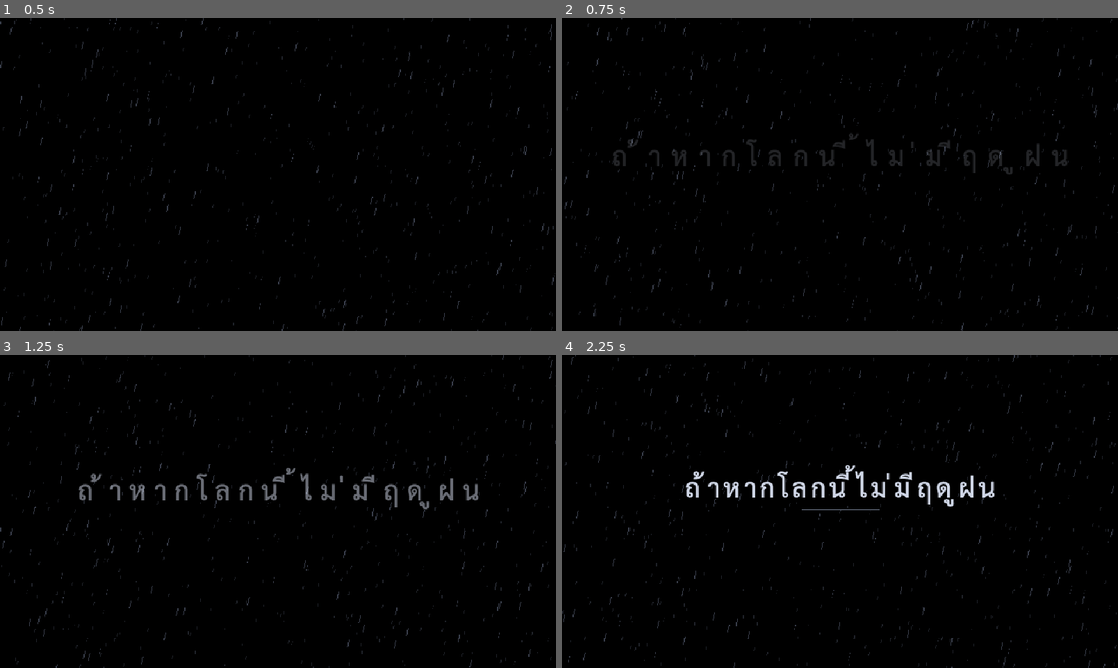
Above: before the commit, frames 1-4 (two rows, left to right).
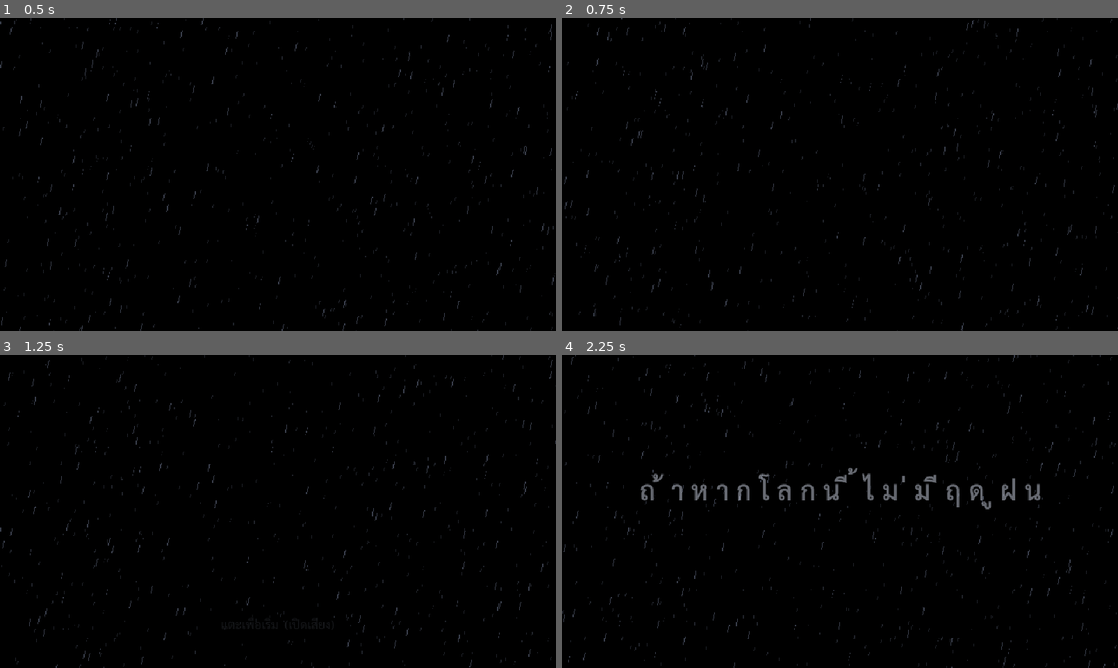
Above: after the commit, the same moments.

Repository: nerfmez/Story-game
Game: Godot game, scene res://scenes/main.tscn
The game is run twice, just before and just after one commit, with the same random seed, the same clock (stepped at 60 frames per second) and the same inputs. Sound files missing from this copy of the repository are replaced by a short silence.
Inputs (mouse positions are in pixels of both pictures, inside the frame that each line leads up to):
- Up to frame 1 (0.5 s): no input
- Up to frame 2 (0.75 s): tap Enter (ui_accept) at 0.5 s; move the mouse to (962, 158) at 0.52 s; hold Right (ui_right) from 0.53 s (still down); click (962, 158) at 0.67 s
- Up to frame 3 (1.25 s): keep holding Right (ui_right); tap Enter (ui_accept) at 0.77 s
- Up to frame 4 (2.25 s): move the mouse to (728, 527) at 1.27 s; release Right (ui_right) at 1.28 s; hold Left (ui_left) 1.28-2.03 s; tap Enter (ui_accept) at 1.52 s; move the mouse to (895, 442) at 2.02 s; hold Right (ui_right) from 2.03 s (still down)

Frame 1 is identical in both runs. In frame 2, 1.1% of the frame differs, in the area x 9-91%, y 37-50%; in frame 3, 1.5%; in frame 4, 2.6%, in the area x 14-87%, y 35-50%.

Commit message:
Opening: author's voice-over for the tagline
- Ten voice files (assets/audio/voice/opening_01-10.ogg) levelled to the game's loudness with
  tools/prepare_voice.py; opening_03 has the mispronounced trailing "น่ะ" cut off
- Each tagline line appears when its voice starts, revealed at the speaking pace; pages change
  after the voice ends; tapping skips (and stops the voice)
- A first "แตะเพื่อเริ่ม (เปิดเสียง)" tap before the tagline so browsers allow audio; the tap
  at the title now reads "แตะเพื่อไปต่อ"
- Text matches the recordings: "เลือกแบบนั้นดีกว่า?" and "ความจริงแล้ว ผมก็เหมือนๆกับ..."

Co-Authored-By: Claude Opus 5.5 <noreply@anthropic.com>
Claude-Session: https://claude.ai/code/session_01CetL5zkYvFPaRRM6Eyxn95

Diff:
--- a/scripts/main.gd
+++ b/scripts/main.gd
@@ -59,7 +59,7 @@
 	dialogue_box.hide()
 	if OS.has_feature("web"):
 		_prepare_sounds(self)
-	# เบราว์เซอร์ไม่ให้เล่นเสียงจนกว่าผู้เล่นจะแตะ: คำโปรยกับชื่อเรื่องเล่นบนจอดำก่อน แตะแล้วค่อยเปิดเสียงฝนและเข้าฉาก
+	# เบราว์เซอร์ไม่ให้เล่นเสียงจนกว่าผู้เล่นจะแตะ: แตะครั้งแรกแล้วคำโปรยเล่นพร้อมเสียงพากย์ เสียงฝนเริ่มหลังวิดีโอ
 	var ambience := get_node_or_null("Ambience") as AudioStreamPlayer
 	if ambience:
 		ambience.stop()
--- a/scripts/title_cards.gd
+++ b/scripts/title_cards.gd
@@ -1,12 +1,14 @@
 extends CanvasLayer
 ## จอดำมีฝนตก: คำโปรย + ชื่อเรื่อง, การ์ดชื่อตอน, เปิด/ปิดฉาก (บทพูดบนจอดำใช้กล่องข้อความ ซึ่งอยู่ชั้นบนกว่านี้)
-## play_opening(): คำโปรยทีละบรรทัด (ตัวอักษรค่อยๆ จางเข้าเป็นคลื่น + ลอยขึ้นช้าๆ) แล้วชื่อเรื่อง
-##   (ตัวอักษรค่อยๆ ชิดกันเข้ามาพร้อมจางเข้า เส้นบางๆ ใต้ชื่อยืดออก) แตะเมื่อไรก็ได้: ข้ามไปชื่อเรื่อง /
-##   แตะตอนชื่อเรื่องขึ้นแล้ว = เริ่ม (ส่ง start_pressed: เบราว์เซอร์เปิดเสียงได้หลังผู้เล่นแตะเท่านั้น)
+## play_opening(): "แตะเพื่อเริ่ม" ก่อน (เปิดเสียงได้) แล้วคำโปรยทีละบรรทัดพร้อมเสียงพากย์ (ตัวอักษรค่อยๆ
+##   จางเข้าเป็นคลื่นทันเสียงพูด + ลอยขึ้นช้าๆ) แล้วชื่อเรื่อง (ตัวอักษรค่อยๆ ชิดกันเข้ามาพร้อมจางเข้า
+##   เส้นบางๆ ใต้ชื่อยืดออก) แตะระหว่างคำโปรย: ข้ามไปชื่อเรื่อง / แตะตอนชื่อเรื่องขึ้นแล้ว = ไปต่อ (ส่ง start_pressed)
 ## show_chapter(): ชื่อตอนขึ้นแล้วจางออก จอยังดำ
 ## reveal_scene(): จอดำค่อยๆ จางออกเผยฉาก  fade_to_black(): กลับเป็นจอดำ
 ## wait_restart(): แตะเพื่อเล่นอีกครั้ง (ส่ง restart_pressed)
 
+## แตะครั้งแรก (ก่อนคำโปรย): เบราว์เซอร์เปิดเสียงได้หลังผู้เล่นแตะเท่านั้น เสียงพากย์คำโปรยจึงเริ่มหลังแตะนี้
+signal begin_pressed
 signal start_pressed
 ## ขึ้น "แตะเพื่อเริ่ม" แล้ว (การแตะครั้งถัดไปคือการเริ่ม: main.gd ใช้เปิดวิดีโอเปิดเรื่องในจังหวะแตะนั้น)
 signal start_ready
@@ -16,14 +18,25 @@
 const RAIN := preload("res://shaders/rain.gdshader")
 
 ## คำโปรย: ประโยคจากบทนำของต้นฉบับ (ตรงตามต้นฉบับ ผู้เขียนเลือกช่วง) ทีละหน้า หน้าละไม่เกิน 3 บรรทัด
-## แบ่งบรรทัดตรงช่องว่าง/จุดไข่ปลาเดิม
+## แบ่งบรรทัดตรงช่องว่าง/จุดไข่ปลาเดิม แต่ละหน้าเป็นเสียงพากย์ของผู้เขียนทีละไฟล์ (assets/audio/voice/,
+## tools/prepare_voice.py) ไฟล์หนึ่งมีได้หลายบรรทัด: [ข้อความ, วินาทีที่เสียงเริ่มพูดบรรทัดนั้นในไฟล์]
 @export var tagline: Array = [
-	["ชีวิตมีทางเลือกเสมอ ในทุกๆทางเลือกย่อมที่จะส่งผลแตกต่างกันไป", "แต่ไม่ว่าจะเลือกทางไหน ผลที่ได้มันจะดีหรือร้าย", "ก็ไม่สามารถย้อนกลับไปเลือกใหม่ได้"],
-	["ก็มีบ่อยใช่มั้ยล่ะ? รู้งี้ทำแบบนั้นดีกว่า เลือกแบบนั้นดีกว่าน่ะ?"],
-	["ถ้าจำไม่ผิด เรื่องราวมันเริ่มตอนเดือนสิงหาคมในปีนั้น", "ปีแห่งการเริ่มต้นของชีวิตวัยรุ่น"],
-	["เกือบทุกประสบการณ์ครั้งแรกมักจะเกิดขึ้นก็ตอนนี้", "ช่วงเวลานั้นมีทางแยกมากมายในชีวิต ความเป็นไปได้ไม่มีสิ้นสุด", "ในโลกที่เวลาเดินไปข้างหน้าอย่างไม่ถอยกลับ"],
-	["ความจริงแล้วผมก็เหมือนๆ กับเด็กหนุ่มทั่วไป", "ที่อยากจะใช้ชีวิตเรื่อยเปื่อย แล้วปล่อยให้เวลาไหลผ่านไป"],
-	["ก็นะ...ชีวิตวัยรุ่นของผมมันก็ควรจะเป็นอย่างที่ว่ามา.....", "ถ้าในวันนั้นผมไม่ได้เจอกับ 'เธอคนนั้น' ในวันธรรมดาที่ฝนตก"],
+	[
+		{"voice": "opening_01", "lines": [["ชีวิตมีทางเลือกเสมอ ในทุกๆทางเลือกย่อมที่จะส่งผลแตกต่างกันไป", 0.0]]},
+		{"voice": "opening_02", "lines": [["แต่ไม่ว่าจะเลือกทางไหน ผลที่ได้มันจะดีหรือร้าย", 0.0], ["ก็ไม่สามารถย้อนกลับไปเลือกใหม่ได้", 3.9]]},
+	],
+	[{"voice": "opening_03", "lines": [["ก็มีบ่อยใช่มั้ยล่ะ? รู้งี้ทำแบบนั้นดีกว่า เลือกแบบนั้นดีกว่า?", 0.0]]}],
+	[
+		{"voice": "opening_04", "lines": [["ถ้าจำไม่ผิด เรื่องราวมันเริ่มตอนเดือนสิงหาคมในปีนั้น", 0.0]]},
+		{"voice": "opening_05", "lines": [["ปีแห่งการเริ่มต้นของชีวิตวัยรุ่น", 0.0]]},
+	],
+	[
+		{"voice": "opening_06", "lines": [["เกือบทุกประสบการณ์ครั้งแรกมักจะเกิดขึ้นก็ตอนนี้", 0.0]]},
+		{"voice": "opening_07", "lines": [["ช่วงเวลานั้นมีทางแยกมากมายในชีวิต ความเป็นไปได้ไม่มีสิ้นสุด", 0.0]]},
+		{"voice": "opening_08", "lines": [["ในโลกที่เวลาเดินไปข้างหน้าอย่างไม่ถอยกลับ", 0.0]]},
+	],
+	[{"voice": "opening_09", "lines": [["ความจริงแล้ว ผมก็เหมือนๆกับเด็กหนุ่มทั่วไป", 0.0], ["ที่อยากจะใช้ชีวิตเรื่อยเปื่อย แล้วปล่อยให้เวลาไหลผ่านไป", 3.7]]}],
+	[{"voice": "opening_10", "lines": [["ก็นะ...ชีวิตวัยรุ่นของผมมันก็ควรจะเป็นอย่างที่ว่ามา.....", 0.0], ["ถ้าในวันนั้นผมไม่ได้เจอกับ 'เธอคนนั้น' ในวันธรรมดาที่ฝนตก", 4.2]]}],
 ]
 @export var title := "ถ้าหากโลกนี้ไม่มีฤดูฝน"
 @export var chapter_label := "ตอนที่1"
@@ -32,8 +45,9 @@
 var _black: ColorRect
 var _rain: ColorRect
 var _items: Array = []
-var _waiting := ""          # "", "skip" (แตะเพื่อข้าม), "start", "restart"
+var _waiting := ""          # "", "begin" (แตะครั้งแรก), "skip" (แตะเพื่อข้าม), "start", "restart"
 var _skip := false
+var _voice: AudioStreamPlayer
 
 
 func _ready() -> void:
@@ -51,6 +65,9 @@
 	_rain.set_anchors_preset(Control.PRESET_FULL_RECT)
 	_rain.mouse_filter = Control.MOUSE_FILTER_IGNORE
 	add_child(_rain)
+	_voice = AudioStreamPlayer.new()
+	_voice.volume_db = -3.0                  # ไฟล์โมโน -19.5 LUFS ออกสองลำโพงดังขึ้น 3 dB: ลดให้เท่าเสียงฝน/วิดีโอ
+	add_child(_voice)
 
 
 func _input(event: InputEvent) -> void:
@@ -62,8 +79,12 @@
 		return
 	get_viewport().set_input_as_handled()
 	match _waiting:
+		"begin":
+			_waiting = ""
+			begin_pressed.emit()
 		"skip":
 			_skip = true
+			_voice.stop()
 		"start":
 			_waiting = ""
 			start_pressed.emit()
@@ -161,28 +182,57 @@
 	_black.modulate.a = 1.0
 	_rain.modulate.a = 0.0
 	create_tween().tween_property(_rain, "modulate:a", 1.0, 2.0)
+	var streams := {}
+	for page in tagline:
+		for clip in page:
+			streams[clip.voice] = load("res://assets/audio/voice/%s.ogg" % clip.voice)
+			if OS.has_feature("web") and not AudioServer.is_stream_registered_as_sample(streams[clip.voice]):
+				AudioServer.register_stream_as_sample(streams[clip.voice])   # เตรียมไว้ก่อน เสียงแรกไม่ดีเลย์
+	await get_tree().create_timer(1.0).timeout
+	_prompt("แตะเพื่อเริ่ม  (เปิดเสียง)")
+	_waiting = "begin"
+	await begin_pressed
+	clear_now()
 	_waiting = "skip"
 	_skip = false
-	await _wait(1.2)
+	await _wait(1.0)
 	for page in tagline:
 		if _skip:
 			break
-		var y: float = 180.0 - page.size() * 17.0
-		for line in page:
+		var count := 0
+		for clip in page:
+			count += clip.lines.size()
+		var y: float = 180.0 - count * 17.0
+		for clip in page:
 			if _skip:
 				break
-			var label := _text("[reveal speed=18 span=10]%s[/reveal]" % line, 17, y, Color(0.86, 0.89, 0.96))
-			create_tween().tween_property(label, "position:y", y - 4.0, 4.0).from(y + 6.0).set_trans(Tween.TRANS_SINE)
-			await _wait(line.length() / 18.0 + 0.5)
-			y += 34.0
-		await _wait(2.0)
+			var stream: AudioStream = streams[clip.voice]
+			_voice.stream = stream
+			_voice.play()
+			var t := 0.0
+			for i in clip.lines.size():
+				var line: String = clip.lines[i][0]
+				var at: float = clip.lines[i][1]
+				await _wait(at - t)
+				t = at
+				if _skip:
+					break
+				# ตัวอักษรค่อยๆ ขึ้นทันเสียงพูดบรรทัดนั้น (ไม่ช้ากว่า 9 หรือเร็วกว่า 18 ตัว/วินาที)
+				var speaking: float = (clip.lines[i + 1][1] if i + 1 < clip.lines.size() else stream.get_length()) - at
+				var speed := clampf(line.length() / maxf(speaking - 0.4, 0.5), 9.0, 18.0)
+				var label := _text("[reveal speed=%.1f span=10]%s[/reveal]" % [speed, line], 17, y, Color(0.86, 0.89, 0.96))
+				create_tween().tween_property(label, "position:y", y - 4.0, 4.0).from(y + 6.0).set_trans(Tween.TRANS_SINE)
+				y += 34.0
+			await _wait(stream.get_length() - t + 0.35)
+		await _wait(1.6)
 		_fade_out_items(0.4 if _skip else 0.9)
 		await get_tree().create_timer(0.4 if _skip else 1.1).timeout
+	_voice.stop()
 	_skip = false
 	_waiting = ""
 	_title(title, 30, 130.0, 2.4)
 	await get_tree().create_timer(2.0).timeout
-	_prompt("แตะเพื่อเริ่ม")
+	_prompt("แตะเพื่อไปต่อ")
 	_waiting = "start"
 	start_ready.emit()
 	await start_pressed
Not shown, added: assets/audio/voice/opening_01.ogg.import
Not shown, added: assets/audio/voice/opening_02.ogg.import
Not shown, added: assets/audio/voice/opening_03.ogg.import
Not shown, added: assets/audio/voice/opening_04.ogg.import
Not shown, added: assets/audio/voice/opening_05.ogg.import
Not shown, added: assets/audio/voice/opening_06.ogg.import
Not shown, added: assets/audio/voice/opening_07.ogg.import
Not shown, added: assets/audio/voice/opening_08.ogg.import
Not shown, added: assets/audio/voice/opening_09.ogg.import
Not shown, added: assets/audio/voice/opening_10.ogg.import
Not shown, changed: README.md
Not shown, added: assets/audio/voice/opening_01.ogg
(and 10 more such lines)
